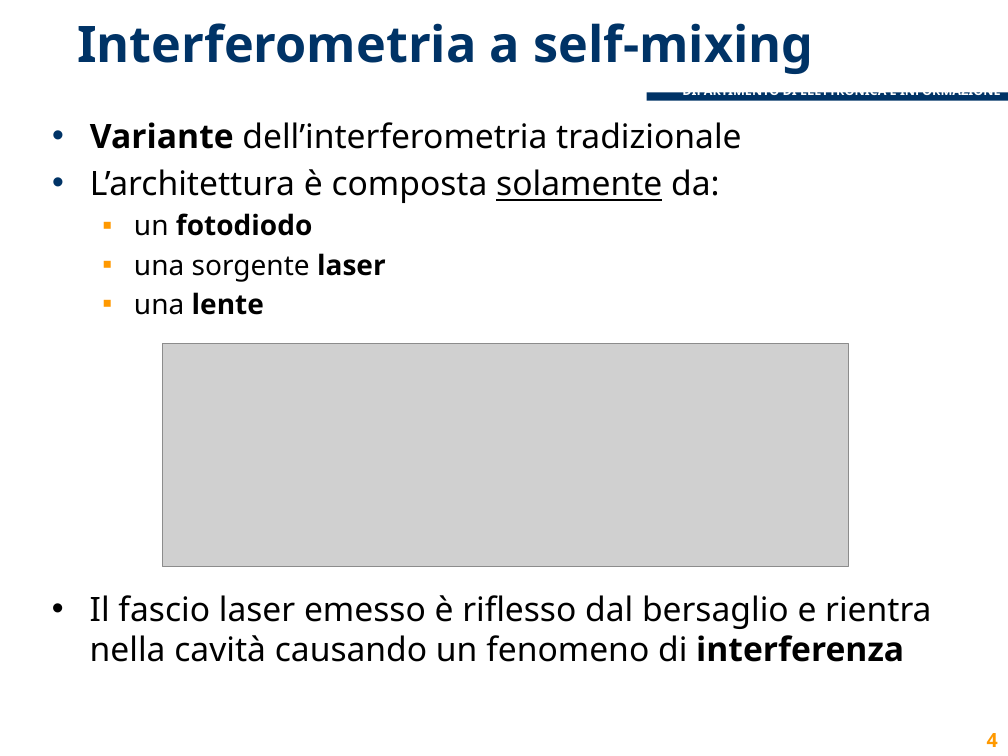
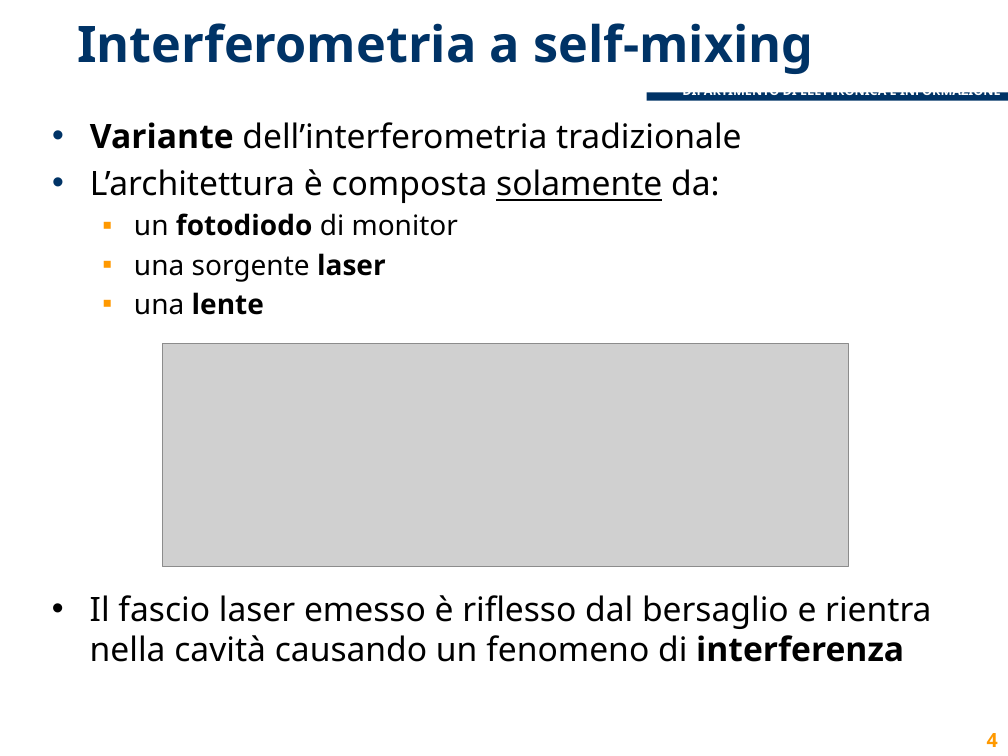
Before and after one commit to lcavagnispolimi/thesis_latex, a slide deck: slide 4 of presentazione_discussione.pptx. Drawn at 1008x756 pixels with LibreOffice and Linux fonts; fonts in the diff are those of the drawing; grey boxes stand for pictures; background and template pictures are left out. Boxes give left, top, right and bottom in pixels: in the first picture for what was removed or moved away, otherwise in the second. Text is boxed around its words. In the diff, an @@ line names an element or a change of style, - is before the commit and + after.

```diff
--- a/presentazione_discussione.pptx
+++ b/presentazione_discussione.pptx
@@ text at bbox=[134, 213, 458, 236]: text changed; bold off @@
-  ▪ un fotodiodo
+  ▪ un fotodiodo di monitor
```
Also in this commit, not shown: 7 other slides changed.
